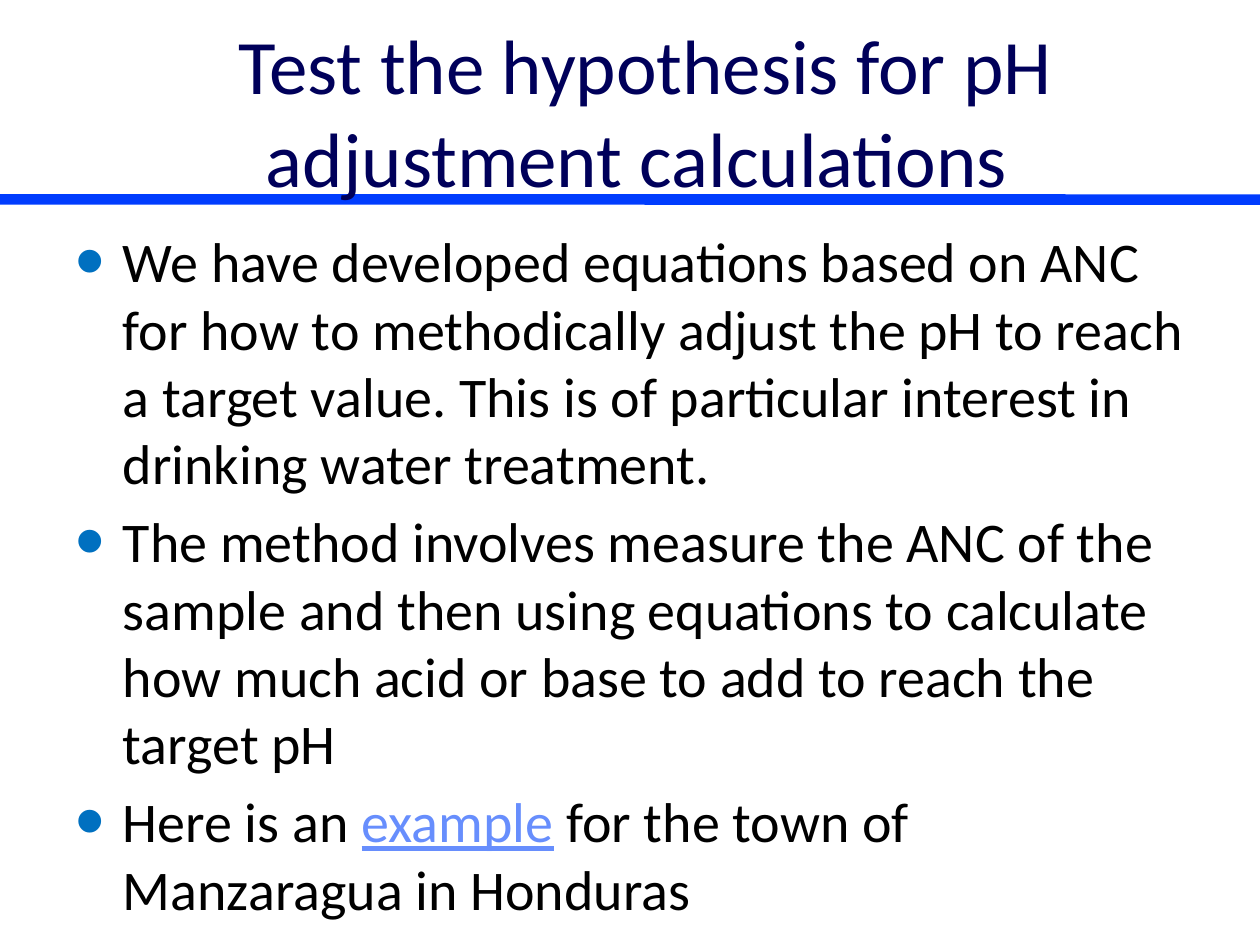
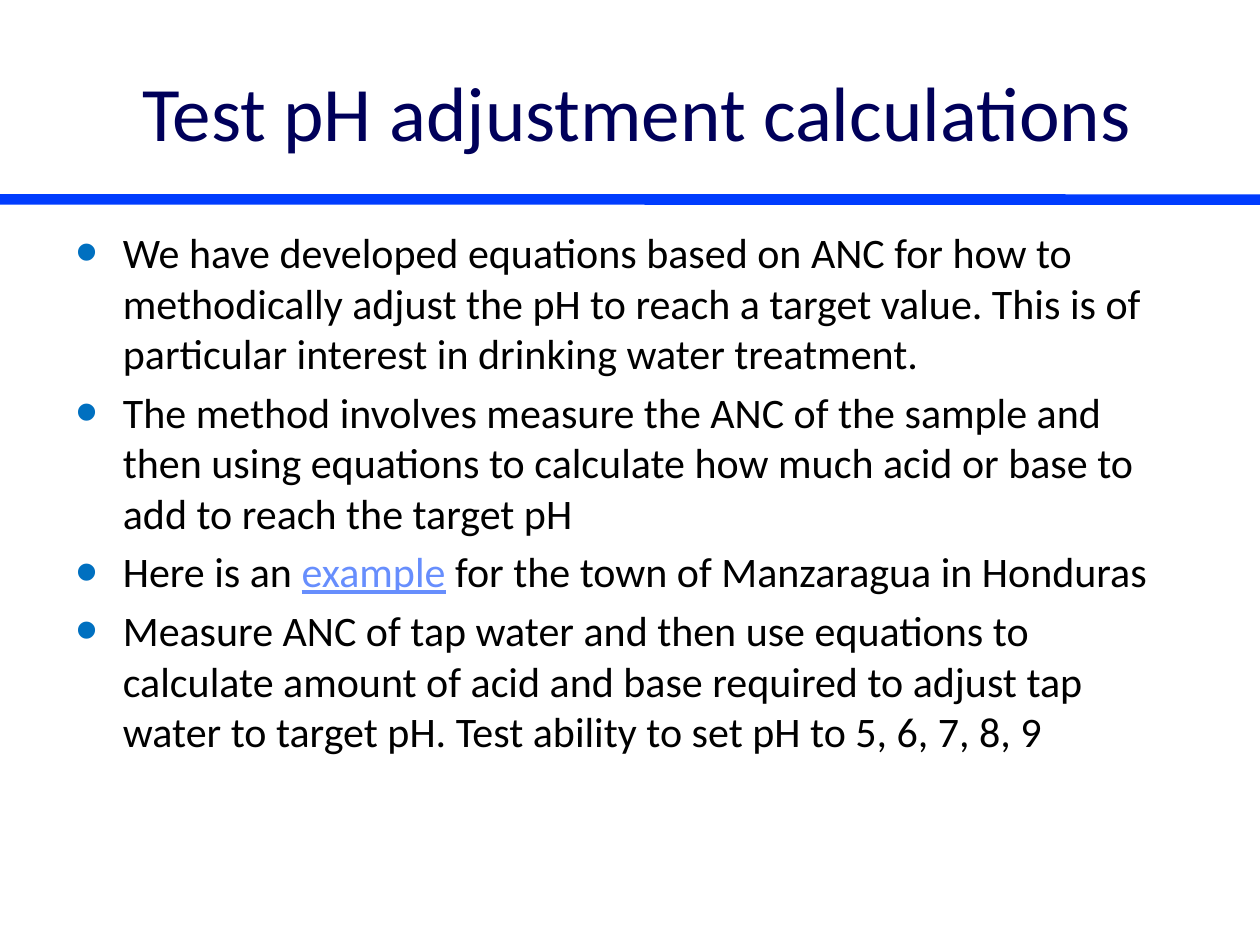
Before and after one commit to monroews/CEE4530, a slide deck: slide 7 of website/pptx/Project_Ideas.pptx. Drawn at 1260x945 pixels with LibreOffice and Linux fonts; fonts in the diff are those of the drawing. Boxes give left, top, right and bottom in pixels: in the first picture for what was removed or moved away, otherwise in the second. Text is boxed around its words. In the diff, an @@ line names an element or a change of style, - is before the commit and + after.

```diff
--- a/website/pptx/Project_Ideas.pptx
+++ b/website/pptx/Project_Ideas.pptx
@@ title at [142, 87, 1130, 155]: text changed @@
-Test the hypothesis for pH adjustment calculations
+Test pH adjustment calculations
@@ text at [123, 238, 1147, 595]: size 32 to 24 pt in "We have developed equations based on ANC ...", "The method involves measure the ANC of ...", "Here is an example for the town ..."; less space between paragraphs @@
@@ text at [123, 616, 1083, 755]: paragraph added @@
+• Measure ANC of tap water and then use equations to calculate amount of acid and base required to adjust tap water to target pH. Test ability to set pH to 5, 6, 7, 8, 9
```
Also in this commit, not shown: 1 other slide changed, 1 slide added, 41 other files.
